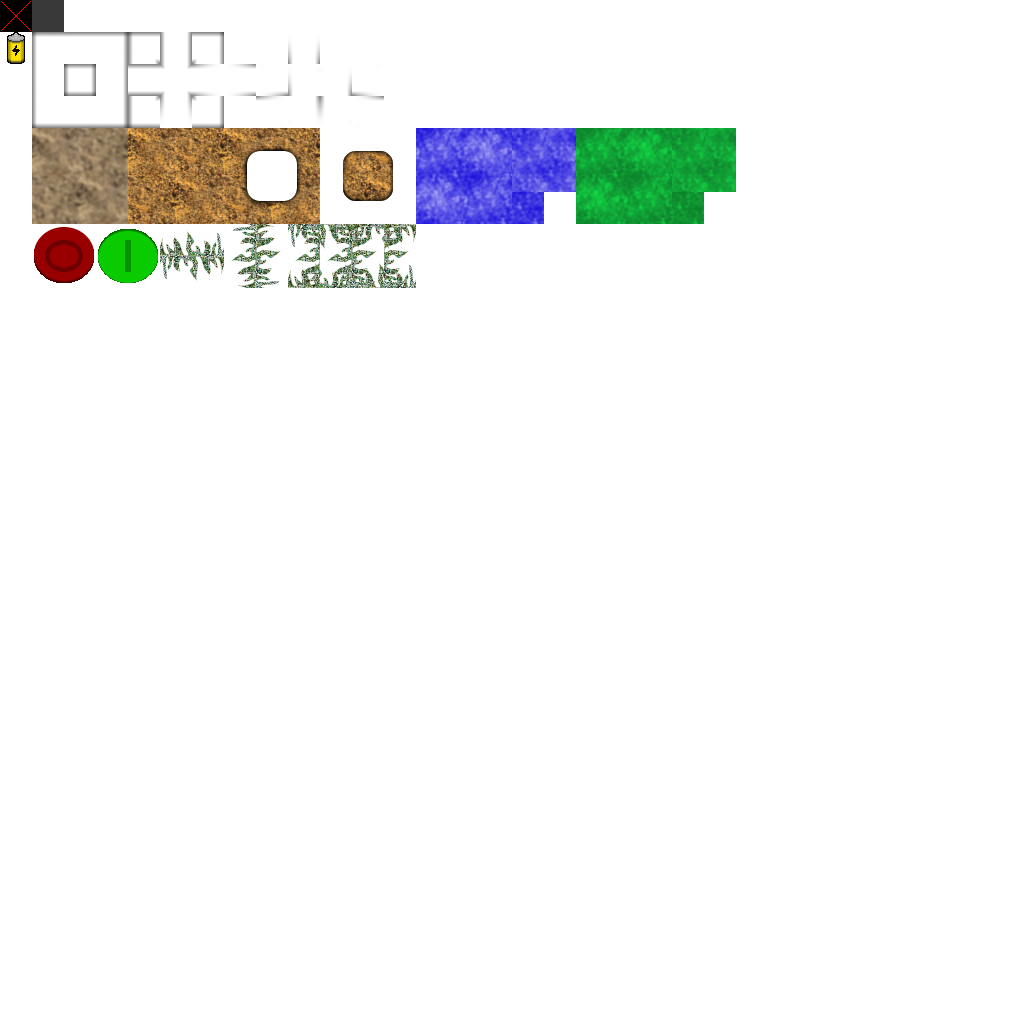
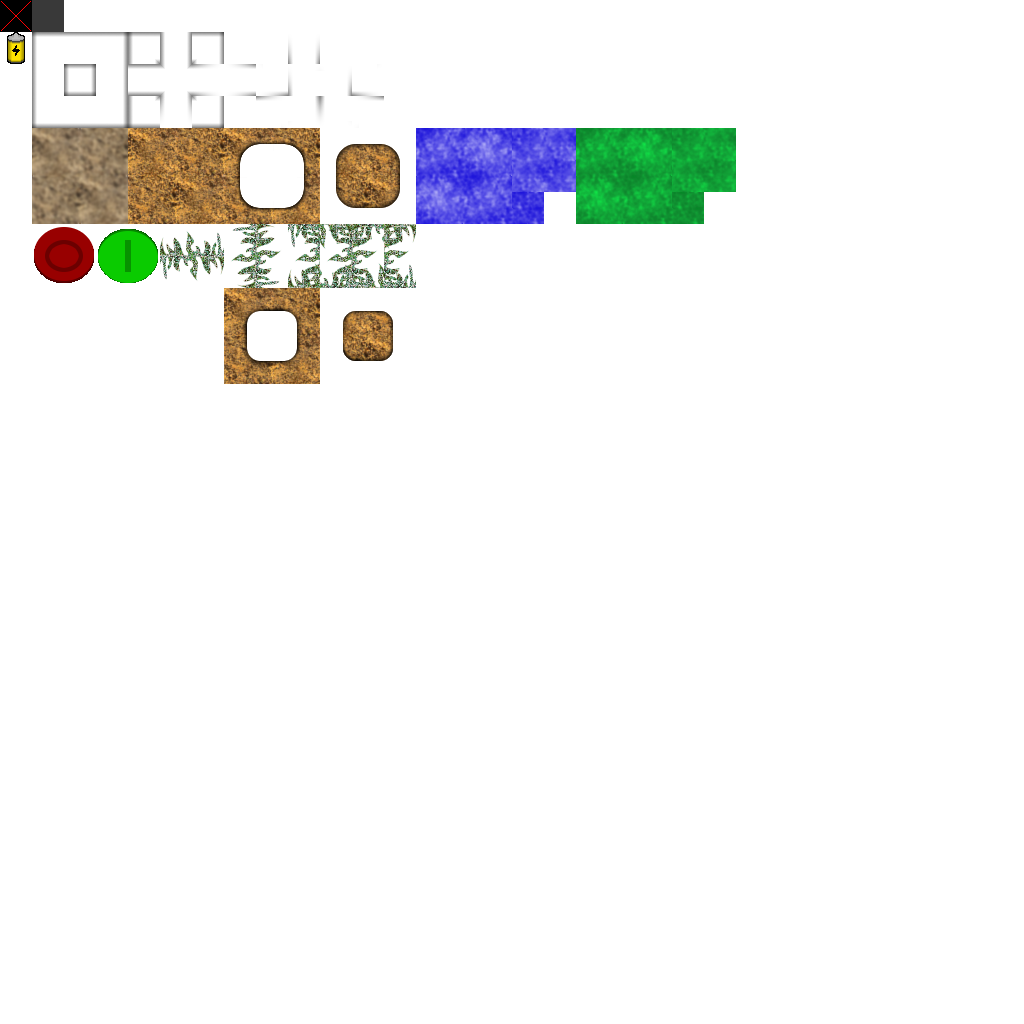
Two versions of the same layered image (1024x1024). Layer-by-layer changes:
renamed "Eingefügte Ebene" to "Eingefügte Ebene-Kopie #1", painted on it over box(224, 140, 400, 384)
removed layer "Eingefügte Ebene-Kopie" over box(236, 140, 400, 212)
